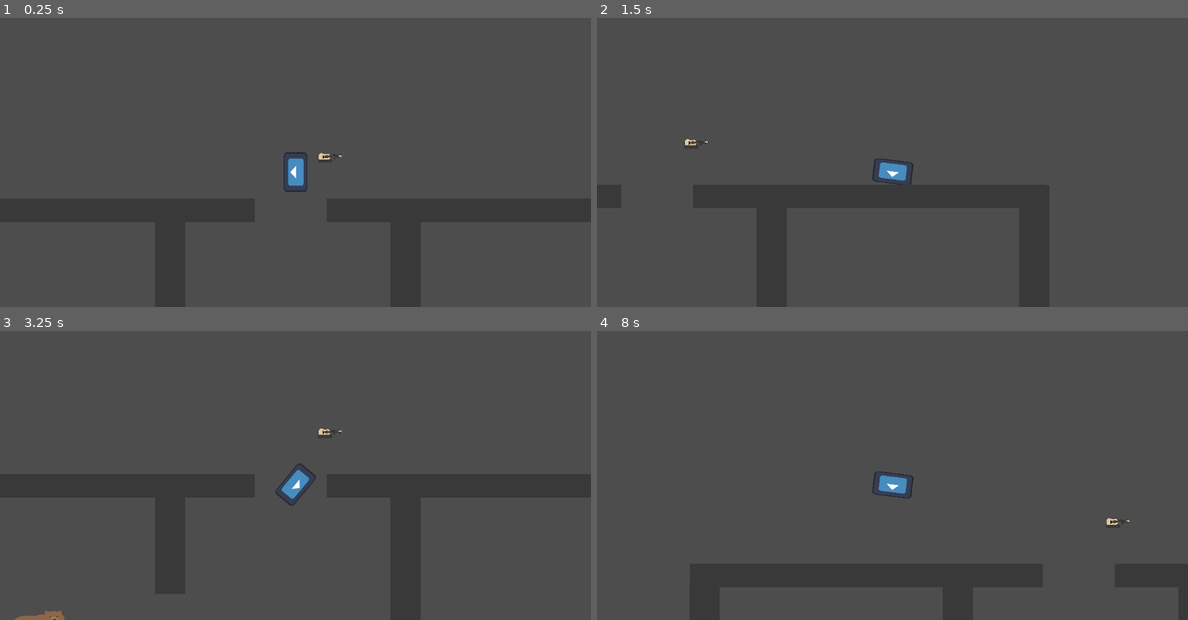
Above: before the commit, frames 1-4 (two rows, left to right).
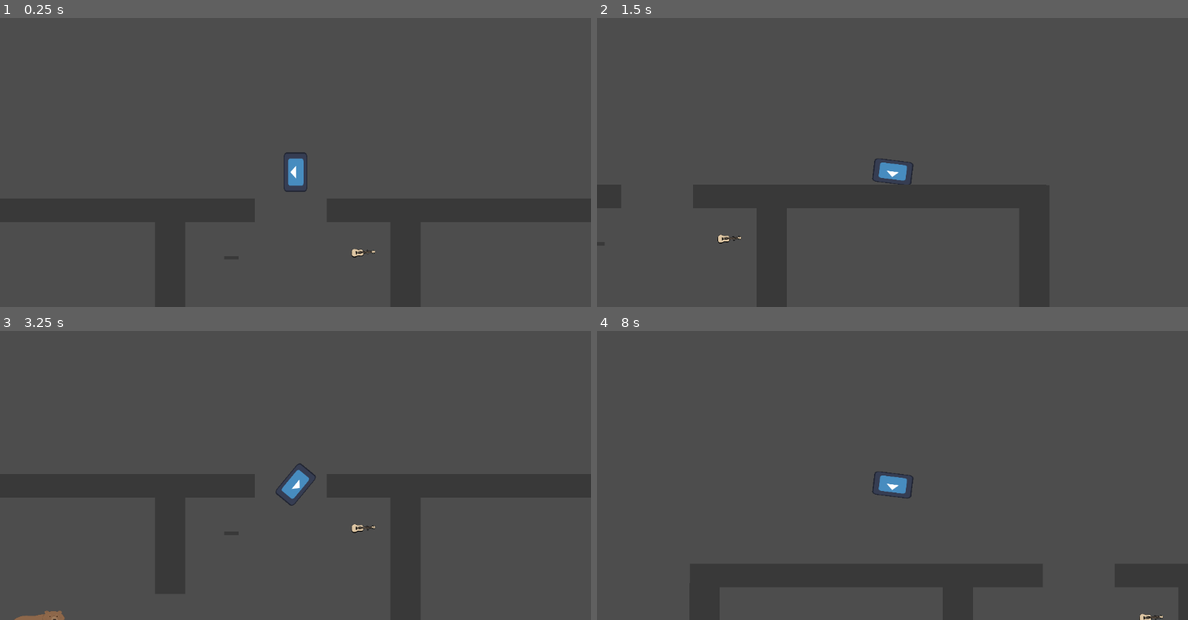
Above: after the commit, the same moments.

Repository: jceja3936/Speedial-Phoenix
Game: Godot game, scene res://scenes/level.tscn
Same seed, same stepped clock (60 frames per second), same inputs: the game is played once before the commit and once after it. The engine's default icon, where the game draws it, is replaced by a stand-in: a white triangle on a blue panel in a dark square.
Inputs (mouse positions are in pixels of both pictures, inside the frame that each line leads up to):
- Up to frame 1 (0.25 s): no input
- Up to frame 2 (1.5 s): tap Enter at 0.5 s; move the mouse to (1022, 124) at 0.52 s; hold Right (Right) 0.53-1.28 s; tap Shift (Drop) at 0.6 s; tap F (Pick up) at 0.8, 1.35 s; move the mouse to (774, 156) at 1.27 s; hold S (Down) from 1.28 s (still down)
- Up to frame 3 (3.25 s): tap Shift (Drop) at 1.55, 2.1, 3.05 s; tap Space (Respawn, bound only after the commit) at 2 s; move the mouse to (354, 380) at 2.02 s; release S (Down) at 2.03 s; hold Right (Right) 2.03-2.78 s; tap F (Pick up) at 2.3, 2.85 s; move the mouse to (265, 521) at 2.77 s; hold W (Up) from 2.78 s (still down)
- Up to frame 4 (8 s): move the mouse to (1069, 504) at 3.52 s; release W (Up) at 3.53 s; press the mouse at (1069, 504) at 3.53 s; hold Left (Left) 3.53-5.03 s; tap F (Pick up) at 3.8, 5.1, 6.6 s; tap Space (Respawn, bound only after the commit) at 4.15, 6.5 s; move the mouse to (715, 403) at 4.27 s; release the mouse at (715, 403) at 4.28 s; tap Shift (Drop) at 4.35, 5.85, 7.55 s; move the mouse to (922, 455) at 5.02 s; hold S (Down) 5.03-5.78 s; move the mouse to (803, 371) at 5.77 s; hold Right (Right) 5.78-6.53 s; move the mouse to (1022, 437) at 6.52 s; hold W (Up) 6.53-7.28 s; move the mouse to (774, 469) at 7.27 s; hold Right (Right) from 7.28 s (still down); click (774, 469) at 7.35 s

The runs differ from the first frame. In frame 1, 0.1% of the frame differs, in the area x 53-64%, y 46-83%; in frame 2, 0.1%, in the area x 14-25%, y 41-79%; in frame 3, 0.1%; in frame 4, 0.1%.

Commit message:
Cleaning Day
Cleaned some old scripts, added comments, fixed some bugs, made respawning a thing you can do

Diff:
--- a/speedialChicago/bullet.gd
+++ b/speedialChicago/bullet.gd
@@ -18,14 +18,19 @@
 	velocity = Vector2(speed, 0).rotated(dir)
 	move_and_slide()
 
+	#Basically, for every collision
+
 	for i in range(get_slide_collision_count()):
 		var collision = get_slide_collision(i)
 		var collider = collision.get_collider()
 
+	#If the collided object doesn't have method "hit", the bullet can safely delete.
 		if not collider.has_method("hit"):
 			queue_free()
 
+	#If that if was passed, it either hit an enemy or a player
 		if collider.get("enemy") == true:
+			#If it hit a enemy, but was fired by an enemy, don't do damage.
 			if fromWho != "enemy":
 				collider.call("hit", damage)
 			queue_free()
--- a/speedialChicago/camera_2d.gd
+++ b/speedialChicago/camera_2d.gd
@@ -3,8 +3,9 @@
 @export var player: CharacterBody2D
 
 # Called every frame. 'delta' is the elapsed time since the previous frame.
-func _process(delta: float) -> void:
+func _process(_delta: float) -> void:
 	position = player.get_global_position()
 
 func _ready() -> void:
 	$AmAm.hide()
+	$Respawn.hide()
--- a/speedialChicago/enemy.gd
+++ b/speedialChicago/enemy.gd
@@ -2,10 +2,11 @@
 
 @export var player: CharacterBody2D
 @export var shootSFX: AudioStreamPlayer2D
+@export var gun: Node2D
+@export var ray: RayCast2D
+
 var bullet: PackedScene = load("res://scenes/bullet.tscn")
 var deathTexture: Texture = load("res://assets/icon.svg")
-@export var gun: Node2D
-@export var ray: RayCast2D
 
 var canFire = true
 var rng = RandomNumberGenerator.new()
@@ -37,16 +38,23 @@
 
 	var wherePlayer = player.global_position - global_position
 
+	#This mess handles the main decision making of the enemy
+	#If player is within the sight range
 	if wherePlayer.length() < 1200:
+		#Raycays to their position
 		ray.target_position = ray.to_local(player.global_position)
 		ray.force_raycast_update()
+		#If the raycast hit anything,
 		if ray.is_colliding():
+			#See if the thing it hit is the player
 			var collider = ray.get_collider()
 			if collider == player:
 				look_at(player.global_position)
+				#If it did, activate my "latch" function
 				await attackPlayer()
 				seen = true
 				lastKnown = player.global_position
+			#If it wasn', set seen to false.
 			if collider != player:
 				seen = false
 				if lastKnown != null:
@@ -54,7 +62,12 @@
 
 
 #await get_tree().create_timer(1).timeout
+#This is really cool actually
 func attackPlayer() -> bool:
+	#Basically, this is called any time the raycast is actively hitting the player
+	#however, to emulate the enemy having a "reaction time" on first call seen is not yet true, and therefore
+	#wait a beat before firing. After this first call of attackPlayer, the seen is true and therefore fire at first chance.
+	#Once the raycast is lost, seen is back to false, releasing the latch.
 	if !seen:
 		await get_tree().create_timer(.5).timeout
 	fire()
--- a/speedialChicago/hun.gd
+++ b/speedialChicago/hun.gd
@@ -24,23 +24,19 @@
 
 	texture = currentSprite
 
+func instantiate(type: PackedScene):
+	var instance = type.instantiate()
+	instance.setAmmo(ammo)
+	instance.set_collision_layer_value(2, true)
+	instance.set_collision_mask_value(2, true)
+	instance.set_collision_layer_value(1, false)
+	instance.set_collision_mask_value(1, false)
+	instance.position = global_position
+	get_tree().root.add_child(instance)
+
 func dropWeapon(gun: int):
 	match gun:
 		1:
-			var pistolInstance = pistol.instantiate()
-			pistolInstance.setAmmo(ammo)
-			pistolInstance.set_collision_layer_value(2, true)
-			pistolInstance.set_collision_mask_value(2, true)
-			pistolInstance.set_collision_layer_value(1, false)
-			pistolInstance.set_collision_mask_value(1, false)
-			pistolInstance.position = global_position
-			get_tree().root.add_child(pistolInstance)
+			instantiate(pistol)
 		2:
-			var rifleInstance = rifle.instantiate()
-			rifleInstance.setAmmo(ammo)
-			rifleInstance.set_collision_layer_value(2, true)
-			rifleInstance.set_collision_mask_value(2, true)
-			rifleInstance.set_collision_layer_value(1, false)
-			rifleInstance.set_collision_mask_value(1, false)
-			rifleInstance.position = global_position
-			get_tree().root.add_child(rifleInstance)
+			instantiate(rifle)
--- a/speedialChicago/pistol.gd
+++ b/speedialChicago/pistol.gd
@@ -17,7 +17,7 @@
 
 func _physics_process(_delta: float) -> void:
 	if Input.is_action_just_pressed("Pick up") and closeEnough:
-		if lastEntered.has_method("weaponGrabbed"):
+		if lastEntered.has_method("weaponGrabbed") and !lastEntered.get("gunPickedUp"):
 			lastEntered.call("weaponGrabbed", .2, 1, currentAmmo, 100)
 			queue_free()
 
--- a/speedialChicago/player.gd
+++ b/speedialChicago/player.gd
@@ -5,11 +5,12 @@
 @export var jump = -800
 @export var health = 200
 @export var shootSFX: AudioStreamPlayer2D
-@export var bullet: PackedScene = load("res://scenes/bullet.tscn")
 @export var camera: Camera2D
 
+var bullet: PackedScene = load("res://scenes/bullet.tscn")
+var deathTexture: Texture = load("res://assets/icon.svg")
+
 var dead = false
-var deathTexture: Texture = load("res://assets/icon.svg")
 var canFire = false
 
 var rng = RandomNumberGenerator.new()
@@ -24,6 +25,9 @@
 	_fireRateControll()
 
 func _physics_process(_delta: float) -> void:
+	if Input.is_action_just_pressed("Respawn") and dead:
+		get_tree().change_scene_to_file("res://scenes/level.tscn")
+
 	if dead:
 		return
 
@@ -51,6 +55,7 @@
 	$Sprite2D.scale.x = 1
 	$Sprite2D.scale.y = 1
 	$CollisionShape2D.queue_free()
+	camera.get_child(1).show()
 	dead = true;
 
 func _process(delta: float) -> void:
--- a/speedialChicago/project.godot
+++ b/speedialChicago/project.godot
@@ -68,3 +68,8 @@
 "events": [Object(InputEventKey,"resource_local_to_scene":false,"resource_name":"","device":-1,"window_id":0,"alt_press …(195 unchanged characters)…
 ]
 }
+Respawn={
+"deadzone": 0.2,
+"events": [Object(InputEventKey,"resource_local_to_scene":false,"resource_name":"","device":-1,"window_id":0,"alt_pressed":false,"shift_pressed":false,"ctrl_pressed":false,"meta_pressed":false,"pressed":false,"keycode":0,"physical_keycode":32,"key_label":0,"unicode":32,"location":0,"echo":false,"script":null)
+]
+}
--- a/speedialChicago/rifle.gd
+++ b/speedialChicago/rifle.gd
@@ -7,7 +7,7 @@
 
 func _physics_process(_delta: float) -> void:
     if Input.is_action_just_pressed("Pick up") and closeEnough:
-        if lastEntered.has_method("weaponGrabbed"):
+        if lastEntered.has_method("weaponGrabbed") and lastEntered.get("gunPickedUp") != true:
             lastEntered.call("weaponGrabbed", .1, 2, currentAmmo, 80)
             queue_free()
 
--- a/speedialChicago/scenes/level.tscn
+++ b/speedialChicago/scenes/level.tscn
@@ -226,12 +226,12 @@
 player = NodePath("../Player")
 
 [node name="Rifle" parent="." instance=ExtResource("7_klq6b")]
-position = Vector2(1075, -291)
+position = Vector2(1183, 21)
 collision_layer = 2
 collision_mask = 2
 
 [node name="pistol" parent="." instance=ExtResource("5_ppgk2")]
-position = Vector2(1082, -274)
+position = Vector2(776, 40.9999)
 collision_layer = 2
 collision_mask = 2
 
@@ -249,3 +249,13 @@
 offset_bottom = 354.0
 scale = Vector2(3.27999, 4.28)
 text = "Ammo: 0"
+
+[node name="Respawn" type="Label" parent="Camera2D"]
+modulate = Color(0.928705, 0.202404, 0, 1)
+offset_left = -170.0
+offset_top = -223.0
+offset_right = -87.0
+offset_bottom = -174.0
+scale = Vector2(4, 4)
+text = " You Died!
+(Hit Space)"
--- a/speedialChicago/scenes/player.tscn
+++ b/speedialChicago/scenes/player.tscn
@@ -1,8 +1,7 @@
-[gd_scene load_steps=7 format=3 uid="uid://drhq6gxwrpafr"]
+[gd_scene load_steps=6 format=3 uid="uid://drhq6gxwrpafr"]
 
 [ext_resource type="Texture2D" uid="uid://i8kqk3lu2u5c" path="res://assets/icon.svg" id="1_4flbx"]
 [ext_resource type="Script" uid="uid://baewr3b6a44lq" path="res://player.gd" id="1_g2els"]
-[ext_resource type="PackedScene" uid="uid://d0k1a6sp617ph" path="res://scenes/bullet.tscn" id="4_dqkch"]
 [ext_resource type="Script" uid="uid://qde2iyn7j3ic" path="res://hun.gd" id="5_qlg0r"]
 [ext_resource type="AudioStream" uid="uid://cadwgeq4p65vl" path="res://assets/9mm.wav" id="5_tuyoq"]
 
@@ -13,7 +12,6 @@
 script = ExtResource("1_g2els")
 speed = 1000
 shootSFX = NodePath("AudioStreamPlayer2D")
-bullet = ExtResource("4_dqkch")
 metadata/pla = "fe"
 
 [node name="Sprite2D" type="Sprite2D" parent="."]
